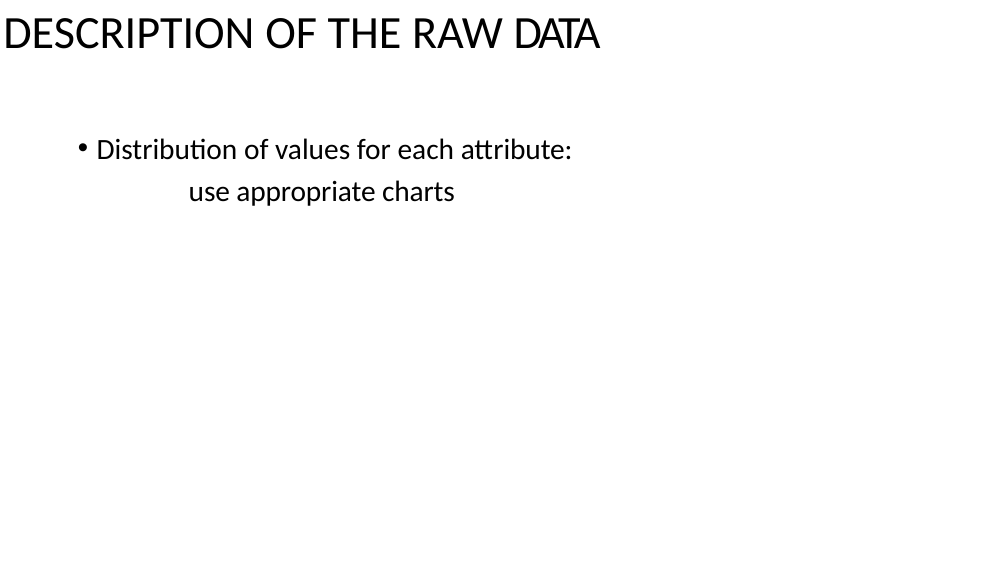
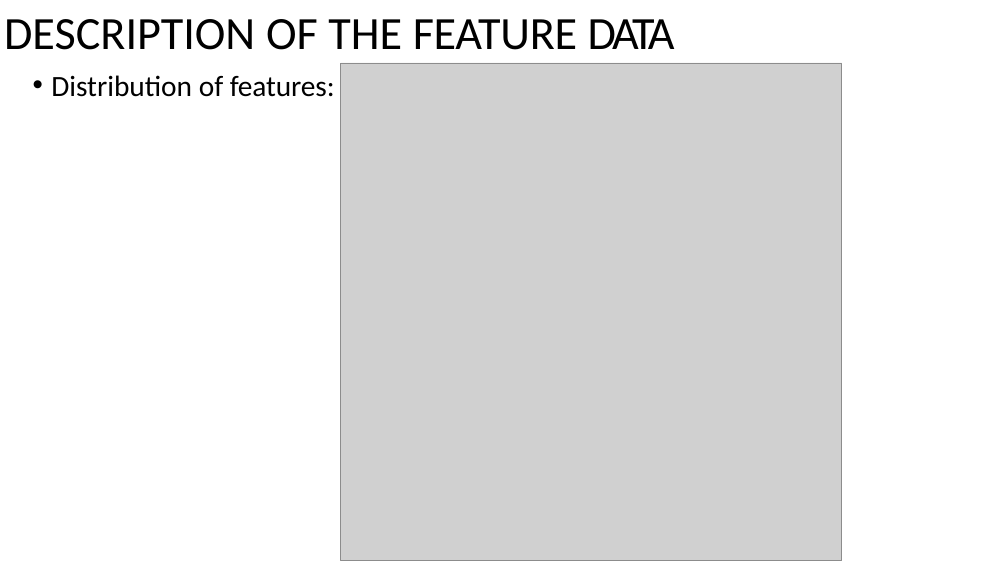
Before and after one commit to brooksschafer/cmpsML_SpaceSomethingorOther, a slide deck: slide 11 of DOC/FinalProject470_SpaceSomethingOrOther.pptx (slide 5 before the commit). Drawn at 1008x567 pixels with LibreOffice and Linux fonts; fonts in the diff are those of the drawing; grey boxes stand for pictures. Boxes give left, top, right and bottom in pixels: in the first picture for what was removed or moved away, otherwise in the second. Text is boxed around its words. In the diff, an @@ line names an element or a change of style, - is before the commit and + after.

```diff
--- a/DOC/FinalProject470_SpaceSomethingOrOther.pptx
+++ b/DOC/FinalProject470_SpaceSomethingOrOther.pptx
@@ title at [4, 19, 675, 50]: text changed @@
-DESCRIPTION OF THE RAW DATA
+DESCRIPTION OF THE FEATURE DATA
@@ text added at [51, 75, 335, 97], 28 pt, text #000000 @@
+• Distribution of features:
@@ picture added at [341, 63, 842, 560] @@
@@ text removed at [97, 138, 573, 206] @@
-• Distribution of values for each attribute:
-  use appropriate charts
```
Also in this commit, not shown: 3 other slides changed, 2 slides added, 1 other file.
